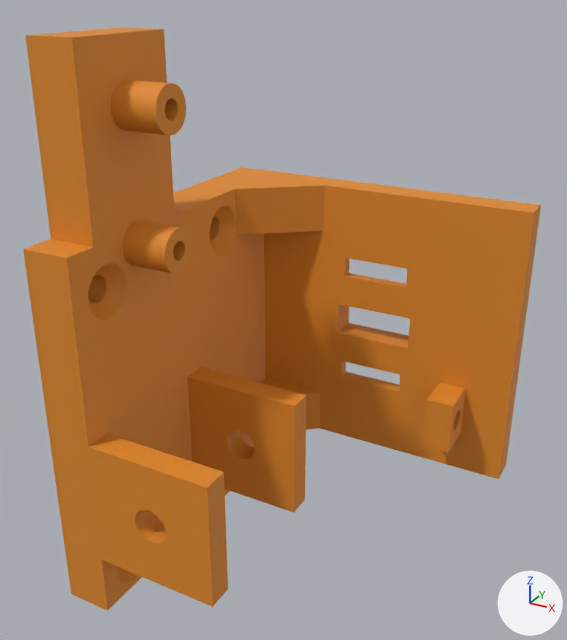
The glTF model montagem/modelos/eixo_bloco_tensor.glb: old version first, new version second.
Rendered twice from a 50 mm camera at (69.4, -83.4, 56.8) aimed at (16.9, 12.2, 9.0). Every picture has the same lights, and +X, +Y and +Z are marked at lower right. The first picture is the older version. Vertices at exactly the same position are counted once.

Before the edit, the objects in view are built like this:
```python
me_eixo_bloco_tensor = bpy.data.meshes.new('eixo_bloco_tensor')
me_eixo_bloco_tensor.from_pydata(...)  # 1690 vertices, 3428 faces, 1558 loose edges; spans x -7.5..47.0, y -14.0..40.5, z -34.0..50.0
me_eixo_bloco_tensor.materials.append(mat_impresso)  # orange #e18a27
ob_eixo_bloco_tensor = bpy.data.objects.new('eixo_bloco_tensor', me_eixo_bloco_tensor)
ob_eixo_bloco_tensor.location = (0.0, 0.0, 0.0)
```
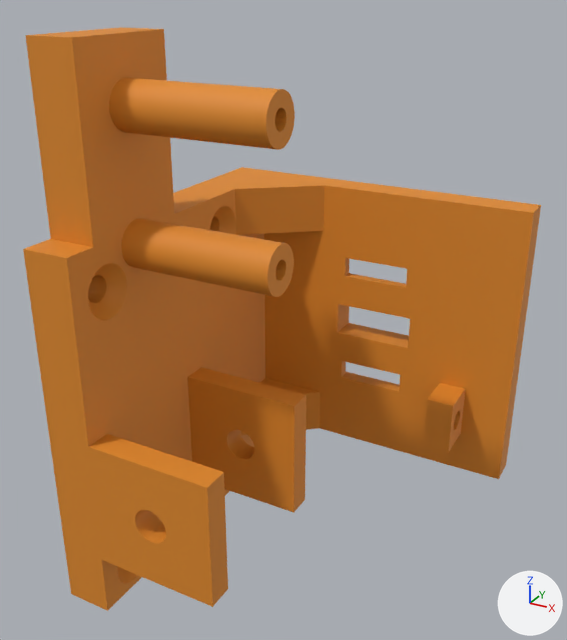
What the commit changed:
me_eixo_bloco_tensor is used by ob_eixo_bloco_tensor; location (0.0, 0.0, 0.0).
me_eixo_bloco_tensor had 1690 vertices, 3428 faces, 1558 loose edges and spanned x -7.5..47.0, y -14.0..40.5, z -34.0..50.0.
me_eixo_bloco_tensor now has 1690 vertices, 3420 faces, 1558 loose edges and spans x -7.5..47.0, y -14.0..40.5, z -34.0..50.0.
me_eixo_bloco_tensor part 1: 164 vertices moved from x -7.5..7.2, y -3.2..3.2, z 18.8..44.2 to x 0.0..23.2, y -3.5..3.5, z 18.5..44.5; 244 vertices removed from x -7.5..7.2, y -3.2..3.2, z 19.0..44.2; 244 vertices added at x 9.2..23.2, y -3.5..3.5, z 18.8..44.5.

What differs and where, as boxes [x1, y1, x2, y2] in the pictures (567 x 640 px; the box of a moved part takes in the faces that stretch with it):
part 1 of me_eixo_bloco_tensor, moved or reshaped: before [72, 29, 212, 377]; after [72, 29, 295, 377]
